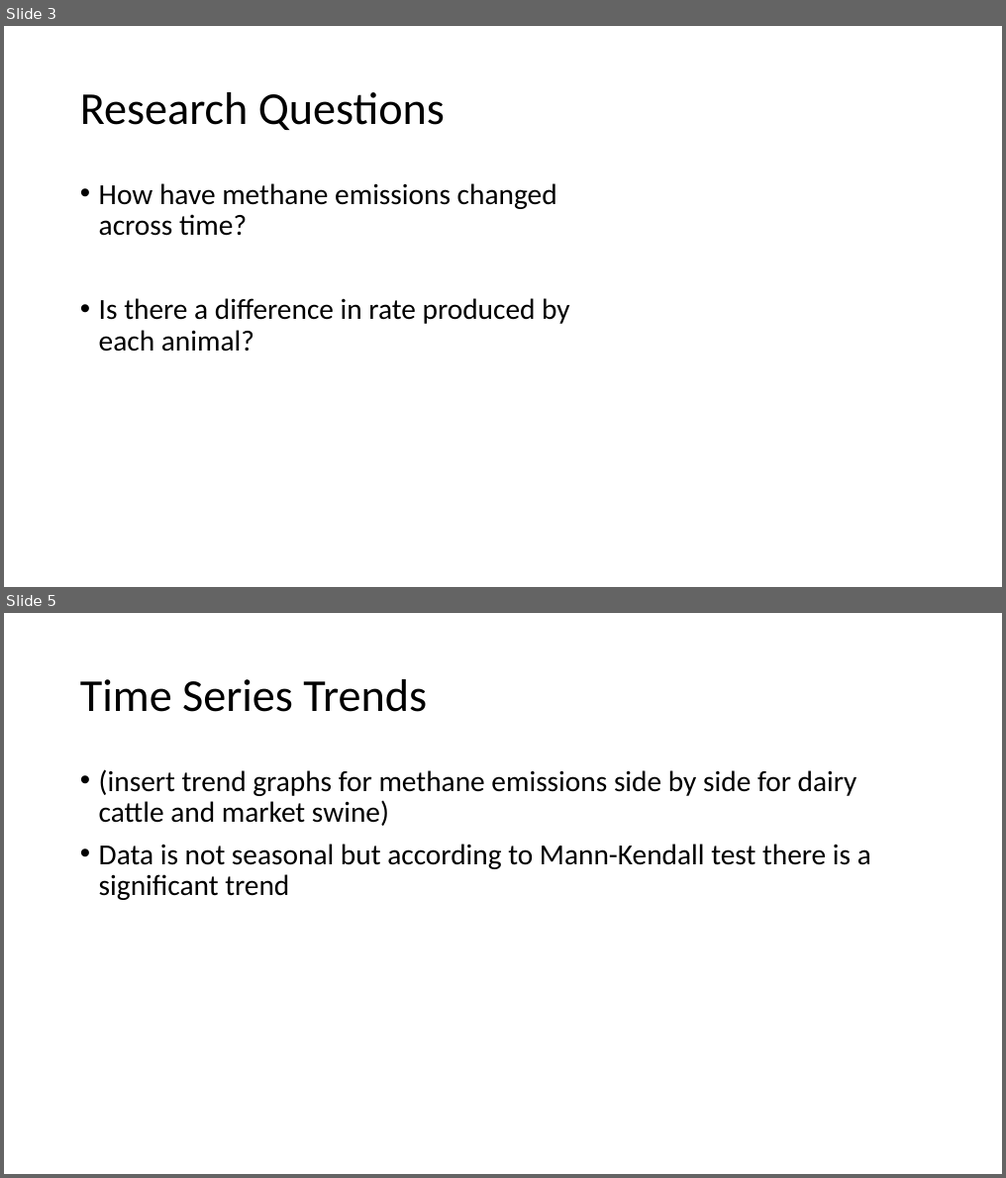
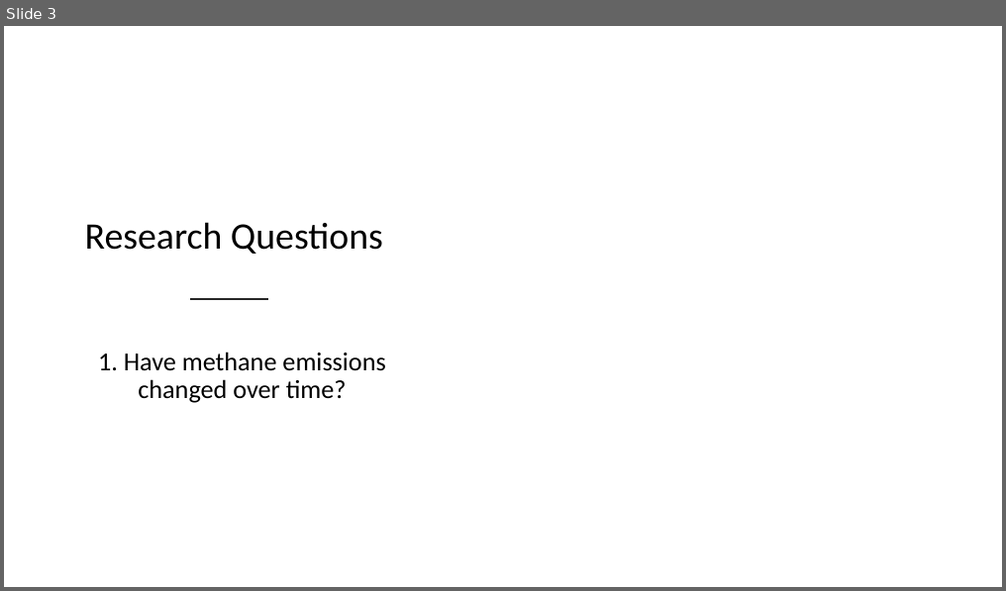
Before and after one commit to sultzerk/SultzerSwit_ENV872_EDA_FinalProject, a slide deck: Project/Sultzer_Swit_Methane.pptx. Shown one above the other, each under a label of ours: slides 3 and 5 before the commit, slide 3 after it; the slides between them are not shown. The pictures are 1006x1178 and 1006x591 pixels, drawn with LibreOffice and Linux fonts; fonts in the diff are those of the drawing; background and template pictures are left out. Boxes give left, top, right and bottom in pixels: in the first picture for what was removed or moved away, otherwise in the second. Text is boxed around its words. In the diff, an @@ line names an element or a change of style, - is before the commit and + after.

```diff
--- a/Project/Sultzer_Swit_Methane.pptx
+++ b/Project/Sultzer_Swit_Methane.pptx
@@ slide 5 removed at [4, 613, 1002, 1174], background #FFFFFF @@
@@ title removed at [80, 679, 427, 712] @@
-Time Series Trends
@@ text removed at [99, 769, 871, 900] @@
-• (insert trend graphs for methane emissions side by side for dairy cattle and market swine)
-• Data is not seasonal but according to Mann-Kendall test there is a significant trend
@@ slide 3 changed as well @@
@@ freeform shape added at [4, 107, 497, 587], fill #FFFFFF at 75% opacity @@
@@ title "Research Questions": place and size @@
-title "Research Questions" at [80, 92, 445, 130]
+title "Research Questions" at [85, 222, 383, 254]
@@ title "Research Questions" at [85, 222, 383, 254]: size 44 to 36 pt; alignment left to centre @@
@@ text "1. Have methane emissions changed ..." at [98, 352, 385, 403]: vertical alignment top to middle @@
@@ line added from (191, 299) to (267, 299), #262626 2 pt @@
@@ text at [98, 352, 385, 403]: text changed; size 28 to 25 pt @@
-• How have methane emissions changed across time?
-• Is there a difference in rate produced by each animal?
+1. Have methane emissions changed over time?
```
Also in this commit, not shown: 3 other slides changed, 6 slides added, 3 other slides removed, 8 other files.
